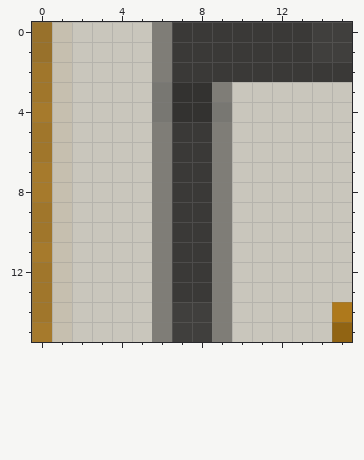
A pixel-art sprite gets an edit: tiles/inside/wall/north-east/Plain.png. That is the earlier state.
The file is 256x256 pixels, drawn in blocks of 16x16; one block is one cell here. Colours within 5 levels of each other are drawn and written as one.
Once edited:
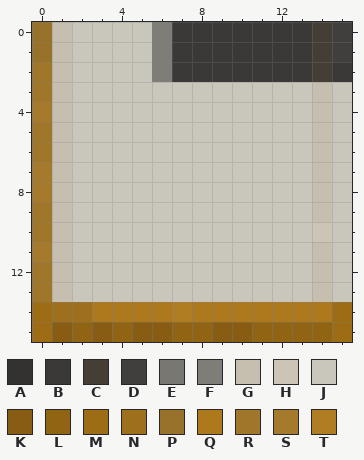
Palette (. is transparent): A #333230  B #3a3937  C #443e35  D #403f3d  E #787772  F #7f7d77  G #c6bfaf  H #ccc5b5  J #c9c6bc  K #885d13  L #916413  M #9d6c15  N #9e6f1c  P #98712b  Q #ae791c  R #a0762b  S #a67a2c  T #b17d22
The edit:
y 0..1: x 14 D -> C
y 2: x 14 B -> C
y 3: x 6..9 EAAF -> JJJJ; x 14 J -> G
y 4: x 6..9 EAAE -> JJJJ; x 14 J -> G
y 5..9: x 6..9 FBBF -> JJJJ; x 14 J -> G
y 10: x 6..9 FBBF -> JJJJ; x 14 J -> H
y 11..13: x 6..9 FBBF -> JJJJ; x 14 J -> G
y 14: x 0..15 RGJJJJFDDFJJJJJQ -> MNNQQQQTQQQQQQQM
y 15: x 0..15 SGJJJJFDDFJJJJJL -> MKLKLKKLLKKLLLLM
